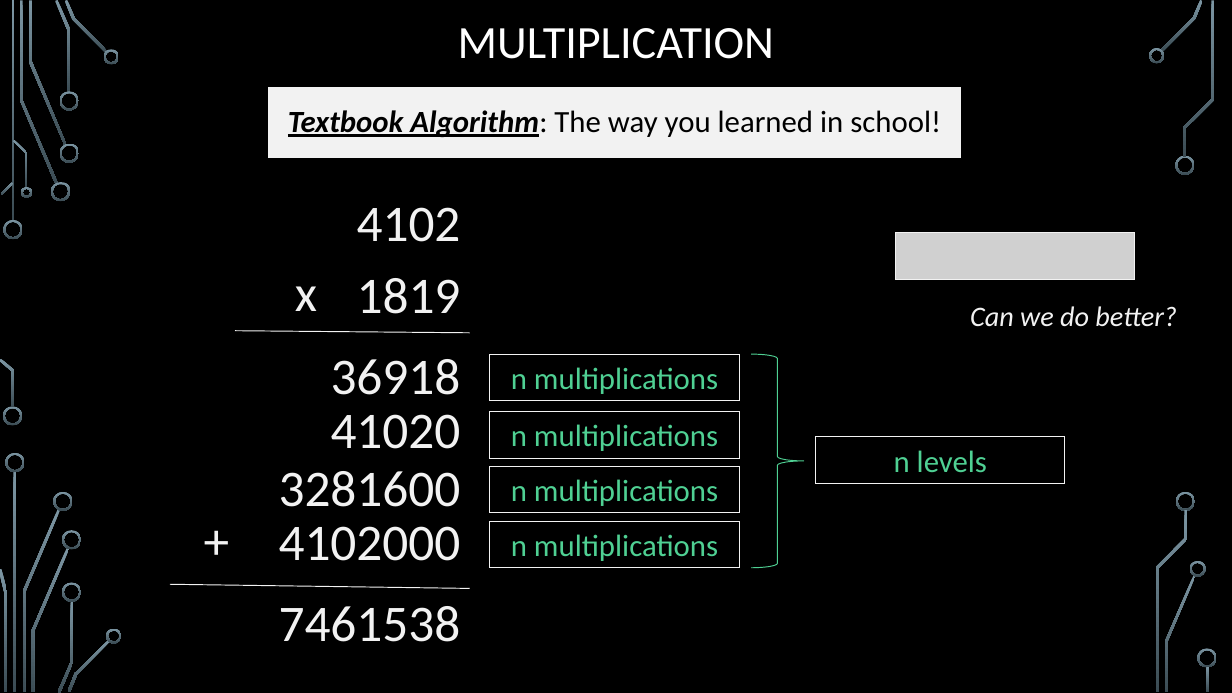
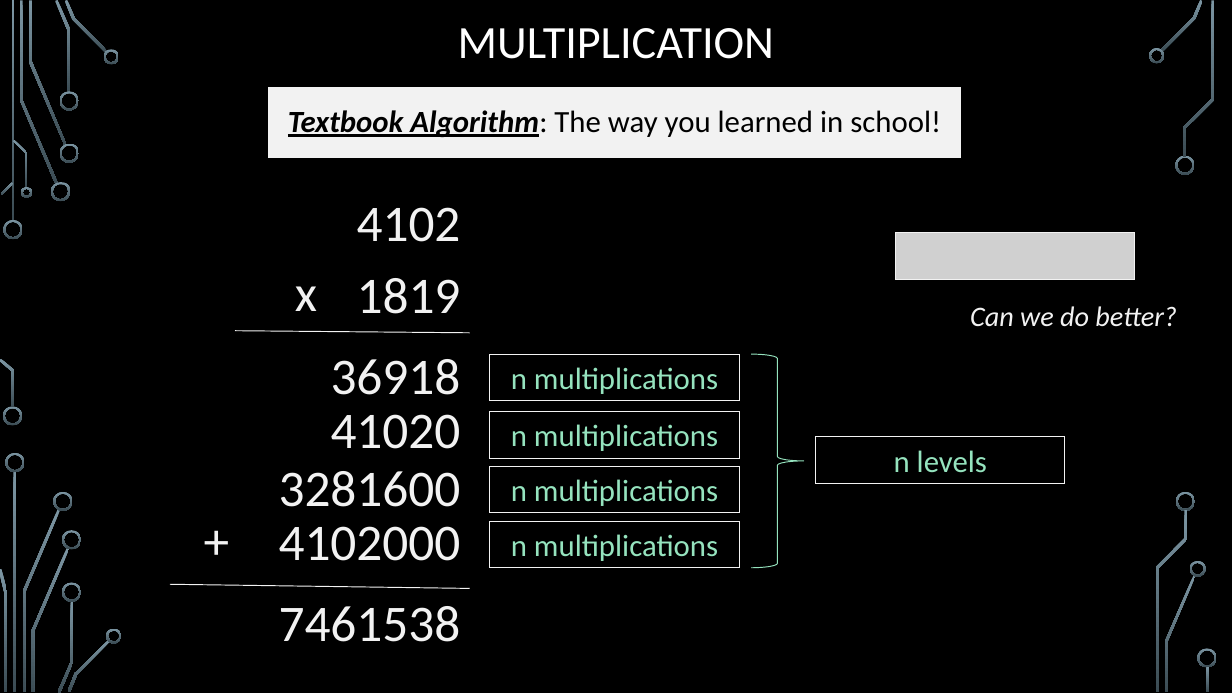
Before and after one commit to markfloryan/dsa2, a slide deck: slide 4 of slides/02-3-Karatsuba.pptx. Drawn at 1232x693 pixels with LibreOffice and Linux fonts; fonts in the diff are those of the drawing; grey boxes stand for pictures; background and template pictures are left out. Boxes give left, top, right and bottom in pixels: in the first picture for what was removed or moved away, otherwise in the second. Text is boxed around its words. In the diff, an @@ line names an element or a change of style, - is before the commit and + after.

```diff
--- a/slides/02-3-Karatsuba.pptx
+++ b/slides/02-3-Karatsuba.pptx
@@ right brace at box(751, 354, 804, 567): outline #4FD093 0.75 pt to #95E3BE 0.75 pt @@
@@ text colour #4FD093 to #95E3BE in 5 elements at box(490, 354, 739, 400), box(490, 411, 739, 457), box(490, 467, 739, 513), box(490, 521, 739, 567), box(816, 437, 1066, 483) @@
```
Also in this commit, not shown: 4 other slides changed, 1 other file.
